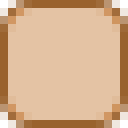
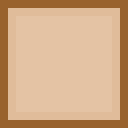
Layer changes from the first 128×128 image to the second:
painted on "Rounded Rectangle 1" over bbox(0, 0, 128, 128)
